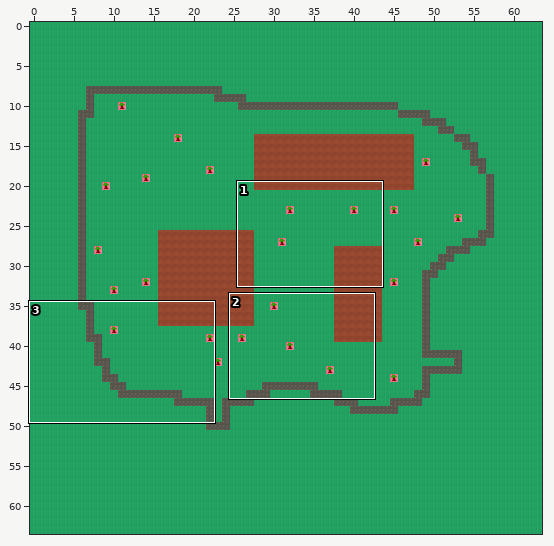
Tiled map -- assets/tiled/mapFarm2.tmx. Above: a wide view before the commit, with the close-up outlined.
Close-up. Before:
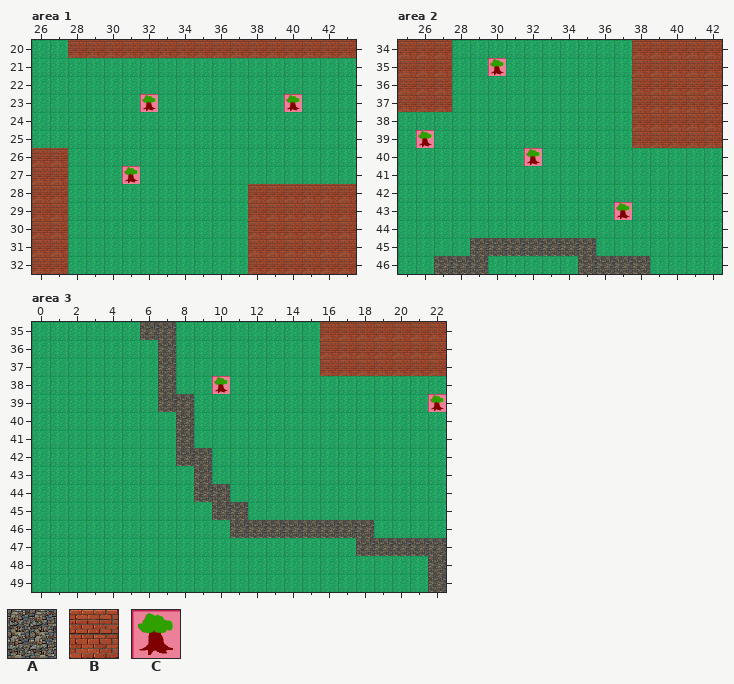
Cells are 64x64 px. Shown: area 1 x 26..43, y 20..32; area 2 x 25..42, y 34..46; area 3 x 0..22, y 35..49. The commit also changed other parts of the map, which this record leaves out.
Key: from "tileset": A 8, B 9, C 10.
_ is an empty cell.
Layers that did not change in this view are not listed.
Layer "walls" before, area 1, first column x 26:
20 __BBBBBBBBBBBBBBBB
21 __________________
22 __________________
23 ______C_______C___
24 __________________
25 __________________
26 BB________________
27 BB___C____________
28 BB__________BBBBBB
29 BB__________BBBBBB
30 BB__________BBBBBB
31 BB__________BBBBBB
32 BB__________BBBBBB
Layer "walls" before, area 2, first column x 25:
34 BBB__________BBBBB
35 BBB__C_______BBBBB
36 BBB__________BBBBB
37 BBB__________BBBBB
38 _____________BBBBB
39 _C___________BBBBB
40 _______C__________
41 __________________
42 __________________
43 ____________C_____
44 __________________
45 ____AAAAAAA_______
46 __AAA_____AAAA____
Layer "walls" before, area 3, first column x 0:
35 ______AA________BBBBBBB
36 _______A________BBBBBBB
37 _______A________BBBBBBB
38 _______A__C____________
39 _______AA_____________C
40 ________A______________
41 ________A______________
42 ________AA_____________
43 _________A_____________
44 _________AA____________
45 __________AA___________
46 ___________AAAAAAAA____
47 __________________AAAAA
48 ______________________A
49 ______________________A
After the commit:
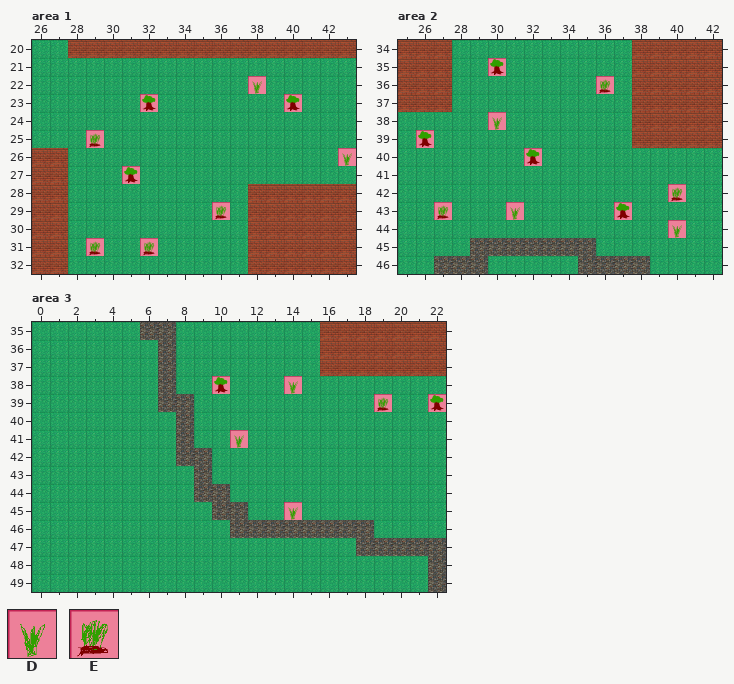
Further tiles: from "tileset": D 18, E 26.
Change:
Changed rows in their new state; . is an unchanged cell.
Layer "walls", area 1:
first column x 29:
22 .........D.....
25 E..............
26 ..............D
29 .......E.......
31 E..E...........
Layer "walls", area 2:
first column x 30:
36 ......E
38 D......
first column x 27:
42 .............E
43 E...D.........
44 .............D
Layer "walls", area 3:
first column x 11:
38 ...D.....
39 ........E
41 D........
first column x 14:
45 D
